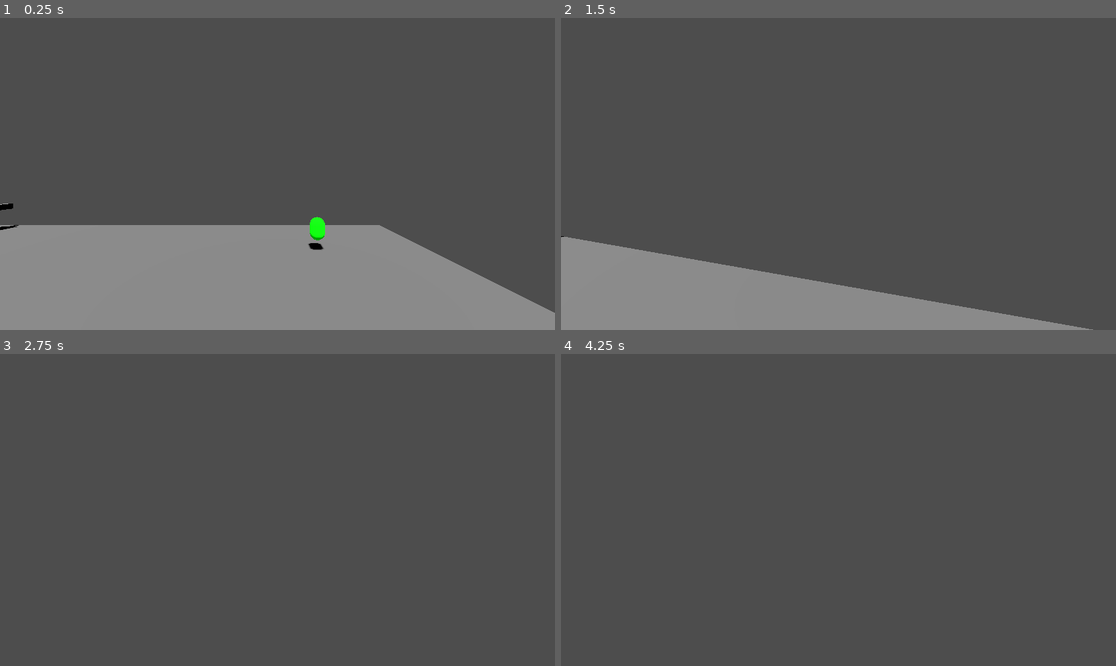
Above: before the commit, frames 1-4 (two rows, left to right).
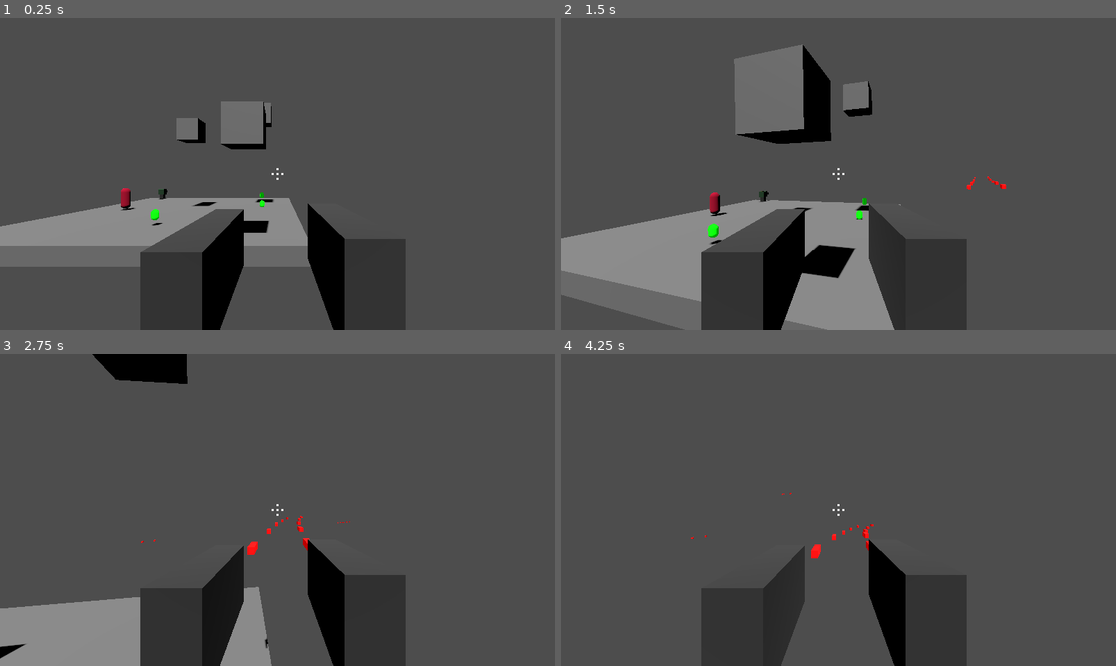
Above: after the commit, the same moments.

Repository: HarryLBonGithub/Harrys-Godot-Tools
Game: Godot game, scene res://Building Tools/Testing Rooms/testing_room_alpha.tscn
Two runs of this game, one before a commit and one after it. Both use one fixed random seed, a clock stepped at 60 frames per second and the inputs below. The project has no main scene, so this scene is started directly.
Inputs (mouse positions are in pixels of both pictures, inside the frame that each line leads up to):
- Up to frame 1 (0.25 s): no input
- Up to frame 2 (1.5 s): tap Enter at 0.5 s; move the mouse to (866, 174) at 0.52 s; press the mouse at (866, 174) at 0.53 s; hold W (move_forward) from 0.53 s (still down); tap Space (jump) at 0.77 s; move the mouse to (810, 174) at 1.27 s; release the mouse at (810, 174) at 1.28 s; tap Ctrl (crouch) at 1.35 s
- Up to frame 3 (2.75 s): keep holding W (move_forward); tap Space (jump) at 1.52 s; click (249, 510) at 1.55 s; move the mouse to (288, 503) at 2.02 s; press the mouse at (288, 503) at 2.03 s; tap F (flashlight) at 2.1 s
- Up to frame 4 (4.25 s): keep holding W (move_forward); move the mouse to (832, 516) at 2.77 s; release the mouse at (832, 516) at 2.78 s; tap G (interact, bound only after the commit) at 2.85 s; tap Space (jump) at 3.02, 3.77 s; click (832, 516) at 3.05 s; move the mouse to (877, 513) at 3.52 s; press the mouse at (877, 513) at 3.53 s; tap E (interact, bound only before the commit) at 3.6 s

The runs differ from the first frame. In frame 1, 32% of the frame differs, in the area x 0-100%, y 26-100%; in frame 2, 26%; in frame 3, 18%; in frame 4, 9.9%.

Commit message:
refactor 6DFPS controller
made a much better 6DoF controller

Diff:
--- a/Building Tools/Action Scripts/Adjust Aim/adjust_aim.gd
+++ b/Building Tools/Action Scripts/Adjust Aim/adjust_aim.gd
@@ -2,15 +2,22 @@
 
 @export var targettingRay : RayCast3D
 @export var adjustedNode : Node
+
+var originalRotation
+
+func _ready():
+	if adjustedNode:
+		originalRotation = adjustedNode.rotation
 
 func _process(delta):
 
 	if not targettingRay:
 		return
 
-	if Input.is_action_pressed("use_tool"):
-		targettingRay.force_raycast_update()
+	targettingRay.force_raycast_update()
 
-		if targettingRay.is_colliding():
-			var targetPoint = targettingRay.get_collision_point()
-			adjustedNode.look_at(targetPoint, Vector3.UP)
+	if targettingRay.is_colliding():
+		var targetPoint = targettingRay.get_collision_point()
+		adjustedNode.look_at(targetPoint, Vector3.UP)
+	else:
+		adjustedNode.rotation = originalRotation
--- a/Building Tools/Character Controllers/6dfps_character_controller.gd
+++ b/Building Tools/Character Controllers/6dfps_character_controller.gd
@@ -2,7 +2,6 @@
 
 #mouse setting variables
 @export var mouseSensitivity = 0.3
-@export var headTiltMax = 90
 @export var headTurnMaxSitting = 90
 
 #movement variables
@@ -11,7 +10,9 @@
 @export var crawlSpeed = 5
 @export var acceleration = 2
 @export var deceleration = 6
-@export var rollSpeed = 0.1
+@export var rollSpeed = 1.0
+@export var rollAcceleration = 3
+@export var rollDeceleration = 6
 
 #movement toggles
 @export var movementEnabled = true
@@ -21,27 +22,31 @@
 
 #running variables
 var cameraMotion = Vector2()
-var cameraAngleV = 0 #camera vertical angle
-var cameraAngleH = 0 #camera horizontal angle
+var cameraPitch = 0 #camera vertical angle
+var cameraYaw = 0 #camera horizontal angle
+var angular_velocity:Quaternion
+var rollAmmount = 0
+var rollTargetSpeed = 0
 
 var playerVelocity = Vector3()
 
 #node variables
-@onready var headNode = $Roller/Head
-@onready var rollerNode = $Roller
+@onready var headNode = $Head
 
 func _ready():
 
 	Input.mouse_mode = Input.MOUSE_MODE_CAPTURED
 
-func _process(delta):
-	aim()
-	fly(delta)
-	roll(delta)
 
 func _input(event):
 	if event is InputEventMouseMotion:
-		cameraMotion = event.relative #stores the mouses movement
+		cameraMotion = event.relative
+		cameraPitch = fmod(cameraPitch - event.relative.y, 360)
+		cameraYaw = fmod(cameraYaw - event.relative.x, 360)
+
+func _physics_process(delta):
+	fly(delta)
+	rotations(delta)
 
 func aim():
 
@@ -50,7 +55,7 @@
 
 	if cameraMotion.length() > 0: #if the camera has moved
 		rotate_y(deg_to_rad(-cameraMotion.x * mouseSensitivity)) #turn the whole body left/right
-		headNode.rotate_x(deg_to_rad(-cameraMotion.y * mouseSensitivity)) #turn the whole body up/down
+		headNode.rotate_x(deg_to_rad(-cameraMotion.y * mouseSensitivity)) #turn the 'head' up/down
 
 	cameraMotion = Vector2()
 
@@ -99,12 +104,28 @@
 
 	move_and_slide()
 
-func roll(delta):
-	if !rollEnabled:
-		return
+func rotations(delta):
 
-	if Input.is_action_pressed("roll_left"):
-		rollerNode.rotate_z(deg_to_rad(rollSpeed))
 
-	if Input.is_action_pressed("roll_right"):
-		rollerNode.rotate_z(deg_to_rad(-rollSpeed))
+	if rollEnabled:
+		var accelDecel = rollAcceleration
+		if Input.is_action_pressed("roll_left"):
+			rollAmmount = abs(rollAmmount)
+			rollTargetSpeed = abs(rollSpeed)
+		elif  Input.is_action_pressed("roll_right"):
+			rollAmmount = abs(rollAmmount) * -1
+			rollTargetSpeed = abs(rollSpeed) * -1
+		else:
+			rollTargetSpeed = 0
+			accelDecel = rollDeceleration
+
+		rollAmmount = lerp(float(rollAmmount),float(rollTargetSpeed), accelDecel * delta)
+		transform.basis = transform.basis.rotated(transform.basis.z, rollAmmount * delta)
+
+
+	if lookEnabled:
+		transform.basis = transform.basis.rotated(-transform.basis.x, cameraMotion.y * mouseSensitivity * delta)
+		transform.basis = transform.basis.rotated(-transform.basis.y, cameraMotion.x * mouseSensitivity * delta)
+
+	transform.basis = transform.basis.orthonormalized()
+	cameraMotion = Vector2()
--- a/Building Tools/Character Controllers/6dfps_character_controller.tscn
+++ b/Building Tools/Character Controllers/6dfps_character_controller.tscn
@@ -11,6 +11,7 @@
 
 [node name="6DFPSCharacterController" type="CharacterBody3D"]
 script = ExtResource("1_m1bbc")
+rollEnabled = false
 
 [node name="MeshInstance3D" type="MeshInstance3D" parent="."]
 mesh = SubResource("SphereMesh_wlmqe")
@@ -18,8 +19,6 @@
 [node name="CollisionShape3D" type="CollisionShape3D" parent="."]
 shape = SubResource("SphereShape3D_4r2dw")
 
-[node name="Roller" type="Node3D" parent="."]
+[node name="Head" type="Node3D" parent="."]
 
-[node name="Head" type="Node3D" parent="Roller"]
-
-[node name="Camera3D" type="Camera3D" parent="Roller/Head"]
+[node name="Camera3D" type="Camera3D" parent="Head"]
--- /dev/null
+++ b/Building Tools/Character Controllers/6dfps_character_controller_extended.tscn
@@ -0,0 +1,49 @@
+[gd_scene load_steps=7 format=3 uid="uid://d4isdea68tl18"]
+
+[ext_resource type="Script" path="res://Building Tools/Character Controllers/6dfps_character_controller.gd" id="1_aph17"]
+[ext_resource type="PackedScene" uid="uid://b8pmopdg2rid5" path="res://Building Tools/Organizers/Hand/hand.tscn" id="2_yuqyn"]
+[ext_resource type="PackedScene" uid="uid://de7t6wqk65bq5" path="res://Building Tools/Props/Handhelds/Tool Frame/Simple Blaster/simple_blaster.tscn" id="3_cypro"]
+[ext_resource type="PackedScene" uid="uid://ggljq5ed622m" path="res://Building Tools/HUD Items/Crosshair/crosshair.tscn" id="4_f200d"]
+
+[sub_resource type="SphereMesh" id="SphereMesh_wlmqe"]
+radius = 1.0
+height = 2.0
+
+[sub_resource type="SphereShape3D" id="SphereShape3D_4r2dw"]
+radius = 1.0
+
+[node name="6DFPSCharacterController" type="CharacterBody3D"]
+script = ExtResource("1_aph17")
+
+[node name="MeshInstance3D" type="MeshInstance3D" parent="."]
+visible = false
+mesh = SubResource("SphereMesh_wlmqe")
+
+[node name="CollisionShape3D" type="CollisionShape3D" parent="."]
+shape = SubResource("SphereShape3D_4r2dw")
+
+[node name="Head" type="Node3D" parent="."]
+
+[node name="Camera3D" type="Camera3D" parent="Head"]
+
+[node name="CenterTarget" type="RayCast3D" parent="Head/Camera3D"]
+transform = Transform3D(1, 0, 0, 0, 1, 0, 0, 0, 1, 0, 0, -2.88401)
+target_position = Vector3(0, 0, -20)
+
+[node name="RightHand" parent="Head" node_paths=PackedStringArray("targettingRay") instance=ExtResource("2_yuqyn")]
+transform = Transform3D(1, 0, 0, 0, 1, 0, 0, 0, 1, 0.399737, -0.22061, -0.701616)
+targettingRay = NodePath("../Camera3D/CenterTarget")
+
+[node name="SimpleBlaster" parent="Head/RightHand" instance=ExtResource("3_cypro")]
+transform = Transform3D(1, 0, 0, 0, 1, 0, 0, 0, 1, 0, -0.29501, -0.629827)
+
+[node name="LeftHand" parent="Head" node_paths=PackedStringArray("targettingRay") instance=ExtResource("2_yuqyn")]
+transform = Transform3D(1, 0, 0, 0, 1, 0, 0, 0, 1, -0.4, -0.221, -0.702)
+targettingRay = NodePath("../Camera3D/CenterTarget")
+
+[node name="SimpleBlaster" parent="Head/LeftHand" instance=ExtResource("3_cypro")]
+transform = Transform3D(1, 0, 0, 0, 1, 0, 0, 0, 1, -0.026502, -0.343915, -0.614339)
+
+[node name="CanvasLayer" type="CanvasLayer" parent="."]
+
+[node name="Crosshair" parent="CanvasLayer" instance=ExtResource("4_f200d")]
--- a/Building Tools/Characters/Simple Turret/simple_turret.tscn
+++ b/Building Tools/Characters/Simple Turret/simple_turret.tscn
@@ -63,6 +63,7 @@
 
 [node name="TargetNearest" parent="." node_paths=PackedStringArray("pointer") instance=ExtResource("1_8qqrb")]
 pointer = NodePath("../Gun")
+targetGroup = "player"
 
 [node name="Command" type="Node" parent="."]
 script = ExtResource("2_s8trj")
--- a/Building Tools/Properties/Damage and Health Box/damage_box.tscn
+++ b/Building Tools/Properties/Damage and Health Box/damage_box.tscn
@@ -6,6 +6,7 @@
 resource_local_to_scene = true
 
 [node name="DamageBox" type="Area3D"]
+collision_layer = 0
 script = ExtResource("1_fcdvb")
 
 [node name="DamageShape" type="CollisionShape3D" parent="."]
--- a/Building Tools/Props/Projectiles/Blaster Bolt/BlasterBoltCommand.gd
+++ b/Building Tools/Props/Projectiles/Blaster Bolt/BlasterBoltCommand.gd
@@ -2,6 +2,7 @@
 
 
 func _on_damage_box_area_entered(area):
+
 
 	if area == $"..":
 		return
@@ -11,6 +12,7 @@
 
 
 func _on_damage_box_body_entered(body):
+
 	if body == $"..":
 		return
 	$"..".queue_free()
--- a/Building Tools/Props/Projectiles/Blaster Bolt/blaster_bolt.tscn
+++ b/Building Tools/Props/Projectiles/Blaster Bolt/blaster_bolt.tscn
@@ -17,6 +17,7 @@
 size = Vector3(0.1, 0.1, 0.5)
 
 [node name="BlasterBolt" type="RigidBody3D" node_paths=PackedStringArray("lifetime")]
+collision_layer = 0
 gravity_scale = 0.0
 script = ExtResource("1_v83yn")
 lifetime = NodePath("Timer")
--- a/Building Tools/Props/Projectiles/projectile.tscn
+++ b/Building Tools/Props/Projectiles/projectile.tscn
@@ -3,5 +3,4 @@
 [ext_resource type="Script" path="res://Building Tools/Props/Projectiles/projectile.gd" id="1_3qbe2"]
 
 [node name="Projectile" type="RigidBody3D"]
-collision_layer = 0
 script = ExtResource("1_3qbe2")
--- a/Building Tools/Testing Rooms/testing_room_alpha.tscn
+++ b/Building Tools/Testing Rooms/testing_room_alpha.tscn
@@ -1,9 +1,9 @@
-[gd_scene load_steps=8 format=3 uid="uid://cwpk3o2hdiphh"]
+[gd_scene load_steps=10 format=3 uid="uid://cwpk3o2hdiphh"]
 
 [ext_resource type="Script" path="res://Building Tools/Testing Rooms/testing_rooms.gd" id="1_lvbwn"]
 [ext_resource type="PackedScene" uid="uid://dtg5r0ox5x83s" path="res://Building Tools/Characters/Dummy/dummy.tscn" id="4_jhemo"]
 [ext_resource type="PackedScene" uid="uid://tn5wrhb6kwdw" path="res://Building Tools/Characters/Simple Turret/simple_turret.tscn" id="4_xa2t1"]
-[ext_resource type="PackedScene" uid="uid://3075ittygldj" path="res://Building Tools/Character Controllers/6dfps_character_controller.tscn" id="5_81kxq"]
+[ext_resource type="PackedScene" uid="uid://d4isdea68tl18" path="res://Building Tools/Character Controllers/6dfps_character_controller_extended.tscn" id="5_7j6qq"]
 [ext_resource type="PackedScene" uid="uid://bao0em3qrnooi" path="res://Building Tools/Props/Pickups/Health Pickup/health_pickup.tscn" id="5_yl6wb"]
 
 [sub_resource type="BoxMesh" id="BoxMesh_nb5n6"]
@@ -11,6 +11,12 @@
 
 [sub_resource type="ConcavePolygonShape3D" id="ConcavePolygonShape3D_k2gn4"]
 data = PackedVector3Array(-10, 0.5, 10, 10, 0.5, 10, -10, -0.5, 10, 10, 0.5, 10, 10, -0.5, 10, -10, -0.5, 10, 10, 0.5,  …(428 unchanged characters)…
+
+[sub_resource type="BoxShape3D" id="BoxShape3D_n6580"]
+size = Vector3(2, 2, 2)
+
+[sub_resource type="BoxMesh" id="BoxMesh_82kew"]
+size = Vector3(2, 2, 2)
 
 [node name="TestingRoomAlpha" type="Node3D"]
 script = ExtResource("1_lvbwn")
@@ -42,5 +48,32 @@
 [node name="HealthPickup3" parent="." instance=ExtResource("5_yl6wb")]
 transform = Transform3D(1, 0, 0, 0, 1, 0, 0, 0, 1, 6.72794, 0.830379, -1.63218)
 
-[node name="6DFPSCharacterController" parent="." instance=ExtResource("5_81kxq")]
-transform = Transform3D(1, 0, 0, 0, 1, 0, 0, 0, 1, 4.98525, 3.00863, 0)
+[node name="StaticBody3D" type="StaticBody3D" parent="."]
+transform = Transform3D(1, 0, 0, 0, 1, 0, 0, 0, 1, 0, 8.1405, 0)
+
+[node name="CollisionShape3D" type="CollisionShape3D" parent="StaticBody3D"]
+shape = SubResource("BoxShape3D_n6580")
+
+[node name="MeshInstance3D" type="MeshInstance3D" parent="StaticBody3D"]
+mesh = SubResource("BoxMesh_82kew")
+
+[node name="StaticBody3D2" type="StaticBody3D" parent="."]
+transform = Transform3D(1, 0, 0, 0, 1, 0, 0, 0, 1, 6.69076, 6.38508, 9.22331)
+
+[node name="CollisionShape3D" type="CollisionShape3D" parent="StaticBody3D2"]
+shape = SubResource("BoxShape3D_n6580")
+
+[node name="MeshInstance3D" type="MeshInstance3D" parent="StaticBody3D2"]
+mesh = SubResource("BoxMesh_82kew")
+
+[node name="StaticBody3D3" type="StaticBody3D" parent="."]
+transform = Transform3D(1, 0, 0, 0, 1, 0, 0, 0, 1, 6.69076, 10.1611, -1.75481)
+
+[node name="CollisionShape3D" type="CollisionShape3D" parent="StaticBody3D3"]
+shape = SubResource("BoxShape3D_n6580")
+
+[node name="MeshInstance3D" type="MeshInstance3D" parent="StaticBody3D3"]
+mesh = SubResource("BoxMesh_82kew")
+
+[node name="6DFPSCharacterController" parent="." instance=ExtResource("5_7j6qq")]
+transform = Transform3D(1, 0, 0, 0, 1, 0, 0, 0, 1, 8.35184, 3.97547, 19.7839)
--- a/project.godot
+++ b/project.godot
@@ -63,7 +63,7 @@
 }
 interact={
 "deadzone": 0.5,
-"events": [Object(InputEventKey,"resource_local_to_scene":false,"resource_name":"","device":-1,"window_id":0,"alt_pressed":false,"shift_pressed":false,"ctrl_pressed":false,"meta_pressed":false,"pressed":false,"keycode":0,"physical_keycode":69,"key_label":0,"unicode":101,"echo":false,"script":null)
+"events": [Object(InputEventKey,"resource_local_to_scene":false,"resource_name":"","device":-1,"window_id":0,"alt_pressed":false,"shift_pressed":false,"ctrl_pressed":false,"meta_pressed":false,"pressed":false,"keycode":0,"physical_keycode":71,"key_label":0,"unicode":103,"echo":false,"script":null)
 ]
 }
 scroll_up={
@@ -78,12 +78,12 @@
 }
 roll_left={
 "deadzone": 0.5,
-"events": [Object(InputEventKey,"resource_local_to_scene":false,"resource_name":"","device":-1,"window_id":0,"alt_pressed":false,"shift_pressed":false,"ctrl_pressed":false,"meta_pressed":false,"pressed":false,"keycode":0,"physical_keycode":74,"key_label":0,"unicode":106,"echo":false,"script":null)
+"events": [Object(InputEventKey,"resource_local_to_scene":false,"resource_name":"","device":-1,"window_id":0,"alt_pressed":false,"shift_pressed":false,"ctrl_pressed":false,"meta_pressed":false,"pressed":false,"keycode":0,"physical_keycode":81,"key_label":0,"unicode":113,"echo":false,"script":null)
 ]
 }
 roll_right={
 "deadzone": 0.5,
-"events": [Object(InputEventKey,"resource_local_to_scene":false,"resource_name":"","device":-1,"window_id":0,"alt_pressed":false,"shift_pressed":false,"ctrl_pressed":false,"meta_pressed":false,"pressed":false,"keycode":0,"physical_keycode":75,"key_label":0,"unicode":107,"echo":false,"script":null)
+"events": [Object(InputEventKey,"resource_local_to_scene":false,"resource_name":"","device":-1,"window_id":0,"alt_pressed":false,"shift_pressed":false,"ctrl_pressed":false,"meta_pressed":false,"pressed":false,"keycode":0,"physical_keycode":69,"key_label":0,"unicode":101,"echo":false,"script":null)
 ]
 }
 
